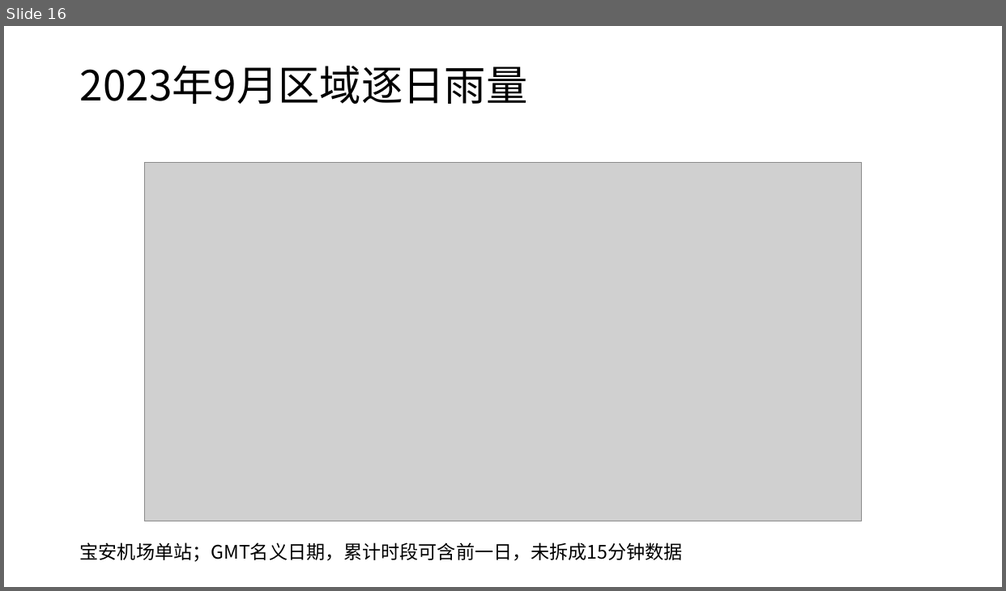
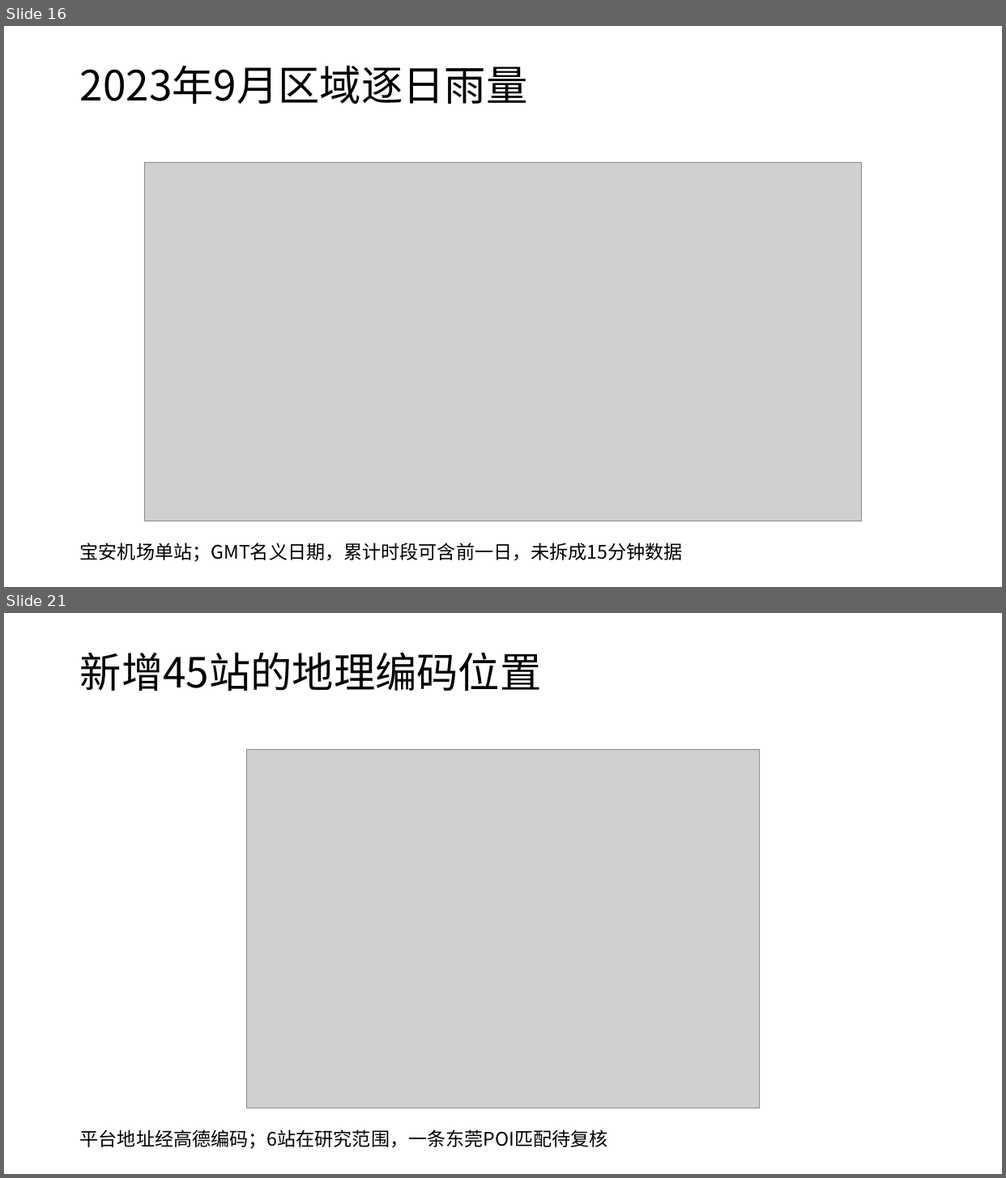
Before and after one commit to zhzhzh666/jiaotong, a slide deck: docs/deliverables/开题与阶段进展汇报.pptx. Shown one above the other, each under a label of ours: slide 16 before the commit, slides 16 and 21 after it; the slides between them are not shown. The pictures are 1006x591 and 1006x1178 pixels, drawn with LibreOffice and Linux fonts; fonts in the diff are those of the drawing; grey boxes stand for pictures. Boxes give left, top, right and bottom in pixels: in the first picture for what was removed or moved away, otherwise in the second. Text is boxed around its words. In the diff, an @@ line names an element or a change of style, - is before the commit and + after.

Commit message:
Accept Phase 03 replay and synchronize Word PPT and runtime figures

```diff
--- a/docs/deliverables/开题与阶段进展汇报.pptx
+++ b/docs/deliverables/开题与阶段进展汇报.pptx
@@ slide 21 added at [4, 613, 1002, 1174], background #FFFFFF @@
@@ text added at [80, 652, 542, 691], 40 pt, text #000000 @@
+新增45站的地理编码位置
@@ picture added at [246, 749, 760, 1108] @@
@@ text added at [80, 1130, 608, 1149], 18 pt, text #000000 @@
+平台地址经高德编码；6站在研究范围，一条东莞POI匹配待复核
```
Also in this commit, not shown: 3 slides changed, 5 other slides added, 28 other files.
